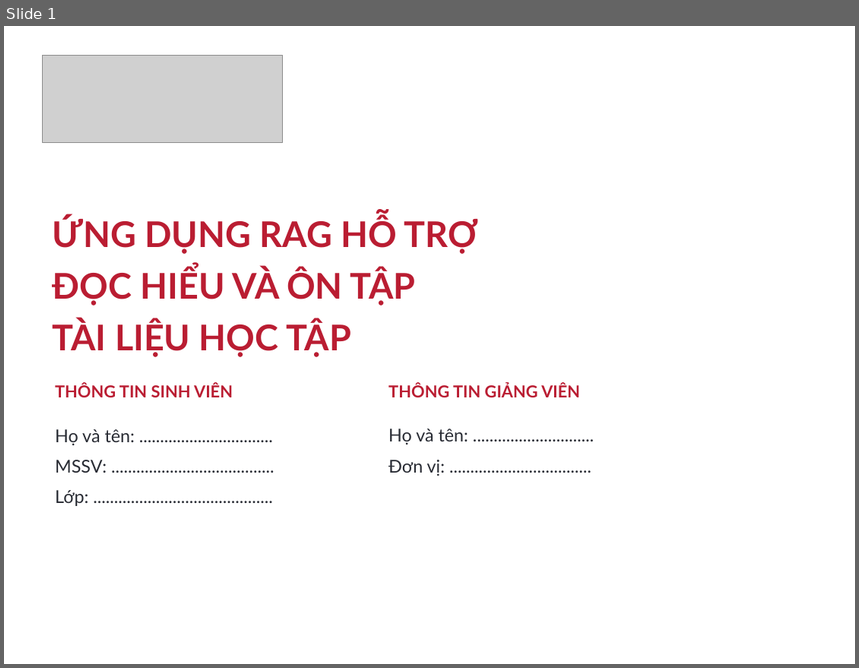
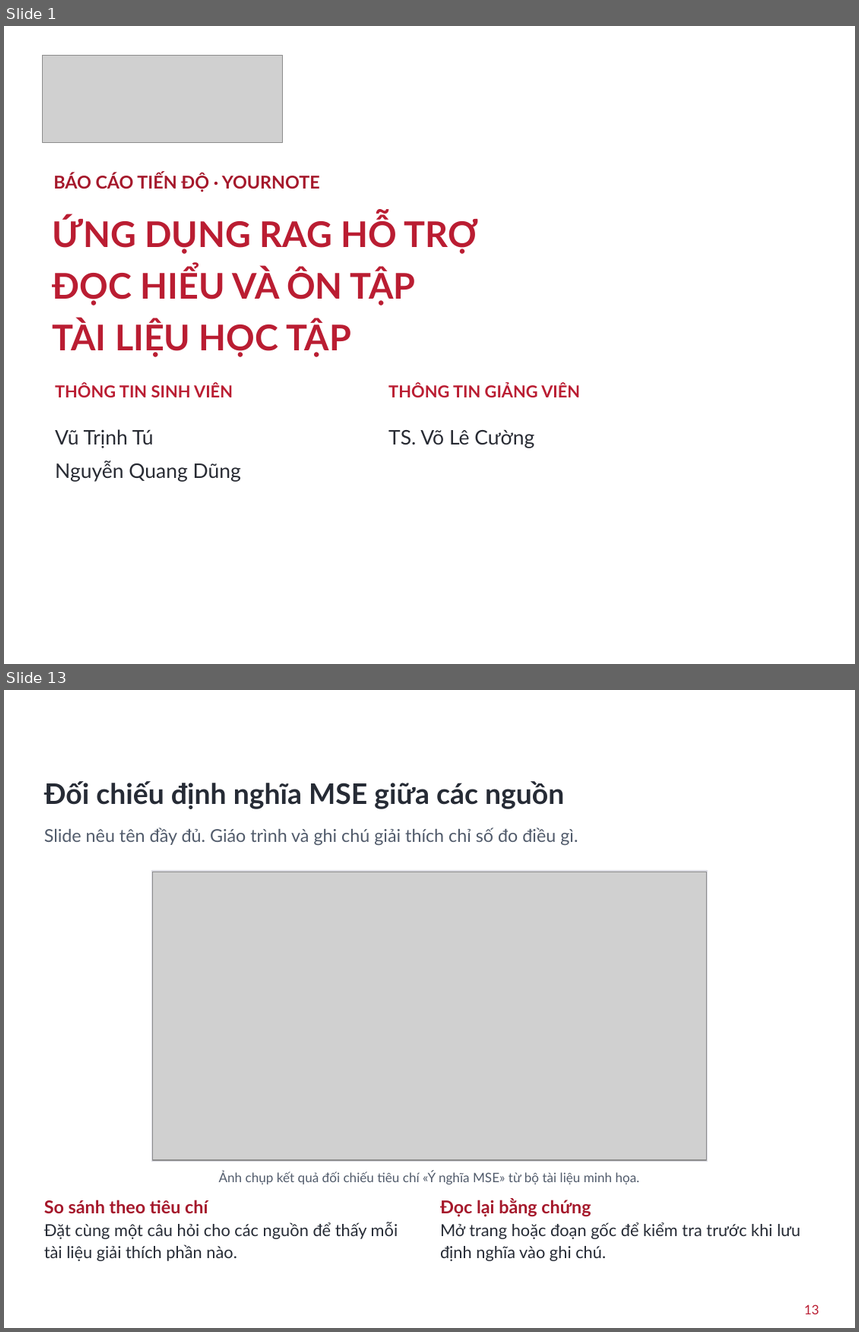
Before and after one commit to Vutu2003/yournote, a slide deck: reports/slide/Research_Notebook_HUST.pptx. Shown one above the other, each under a label of ours: slide 1 before the commit, slides 1 and 13 after it; the slides between them are not shown. The pictures are 859x668 and 859x1332 pixels, drawn with LibreOffice and Linux fonts; fonts in the diff are those of the drawing; grey boxes stand for pictures; background and template pictures are left out. Boxes give left, top, right and bottom in pixels: in the first picture for what was removed or moved away, otherwise in the second. Text is boxed around its words. In the diff, an @@ line names an element or a change of style, - is before the commit and + after.

```diff
--- a/reports/slide/Research_Notebook_HUST.pptx
+++ b/reports/slide/Research_Notebook_HUST.pptx
@@ slide 13 added at box(4, 690, 855, 1328), background picture (left out) @@
@@ text added at box(34, 702, 821, 736), 24 pt, text #FFFFFF, bold @@
+ĐỐI CHIẾU NHIỀU NGUỒN
@@ text added at box(44, 781, 564, 809), 24 pt, text #262B35, bold @@
+Đối chiếu định nghĩa MSE giữa các nguồn
@@ text added at box(44, 828, 578, 846), 15 pt, text #515B6B @@
+Slide nêu tên đầy đủ. Giáo trình và ghi chú giải thích chỉ số đo điều gì.
@@ rectangle added at box(151, 870, 707, 1161), fill #FFFFFF, outline #DDDDE5 0.75 pt @@
@@ picture added at box(153, 872, 706, 1160) @@
@@ text added at box(219, 1172, 640, 1185), 11 pt, text #515B6B @@
+Ảnh chụp kết quả đối chiếu tiêu chí «Ý nghĩa MSE» từ bộ tài liệu minh họa.
@@ text added at box(44, 1200, 208, 1214), 15 pt, text #A5182B, bold @@
+So sánh theo tiêu chí
@@ text added at box(440, 1198, 591, 1217), 15 pt, text #A5182B, bold @@
+Đọc lại bằng chứng
@@ text added at box(44, 1222, 398, 1262), 14 pt, text #262B35 @@
+Đặt cùng một câu hỏi cho các nguồn để thấy mỗi tài liệu giải thích phần nào.
@@ text added at box(440, 1223, 800, 1262), 14 pt, text #262B35 @@
+Mở trang hoặc đoạn gốc để kiểm tra trước khi lưu định nghĩa vào ghi chú.
@@ text added at box(804, 1305, 819, 1315), 11 pt, text #BA1D32 @@
+13
@@ slide 1 changed as well @@
@@ text added at box(53, 173, 320, 192), 15 pt, text #A5182B, bold @@
+BÁO CÁO TIẾN ĐỘ · YOURNOTE
@@ text at box(55, 430, 241, 482): text changed; size 15 to 17 pt @@
-Họ và tên: ................................
-MSSV: .......................................
-Lớp: ...........................................
+Vũ Trịnh Tú
+Nguyễn Quang Dũng
@@ text at box(389, 430, 534, 449): text changed; size 15 to 17 pt @@
-Họ và tên: .............................
-Đơn vị: ..................................
+TS. Võ Lê Cường
```
Also in this commit, not shown: 15 other slides added, 8 slides removed, 41 other files.
